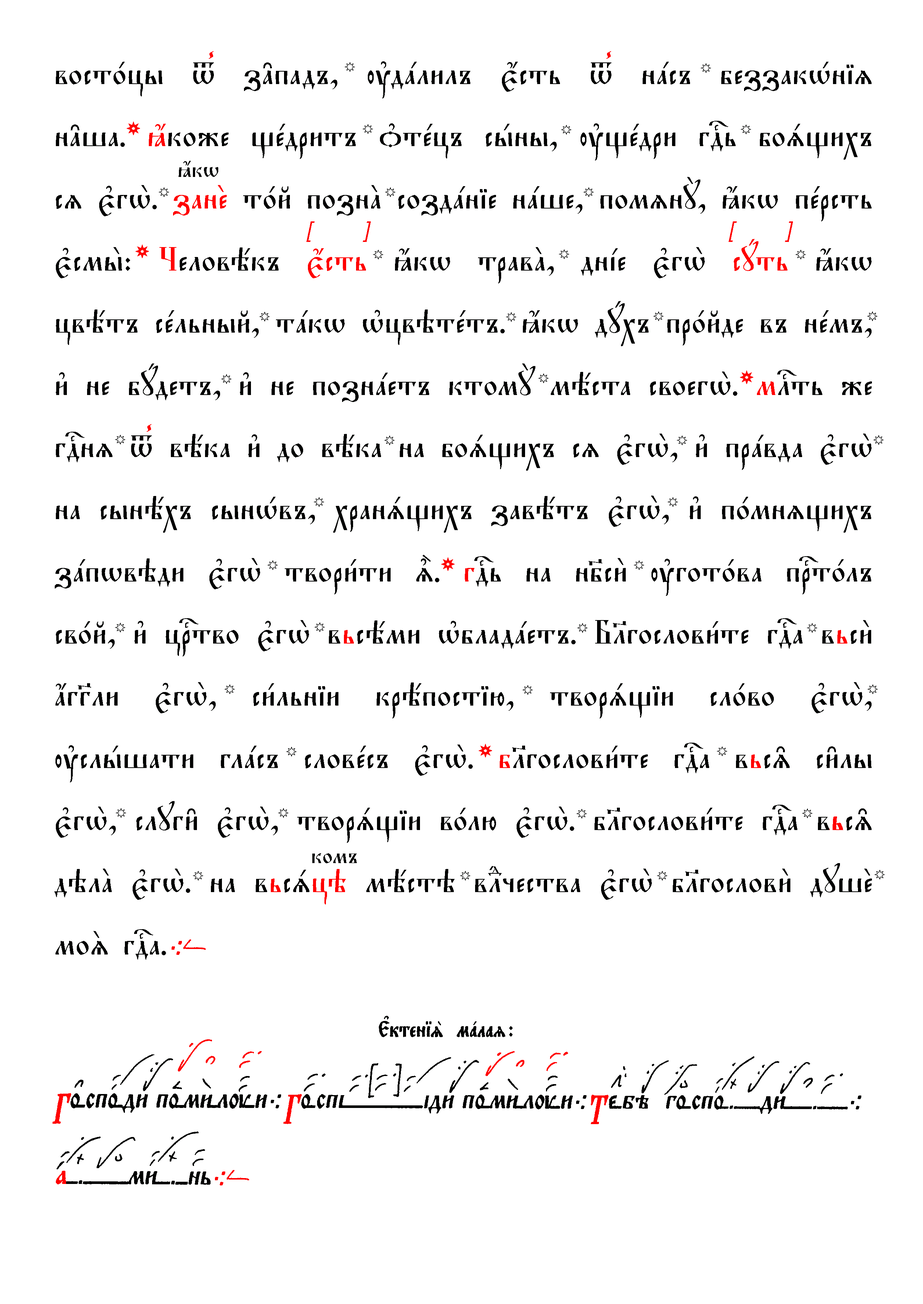
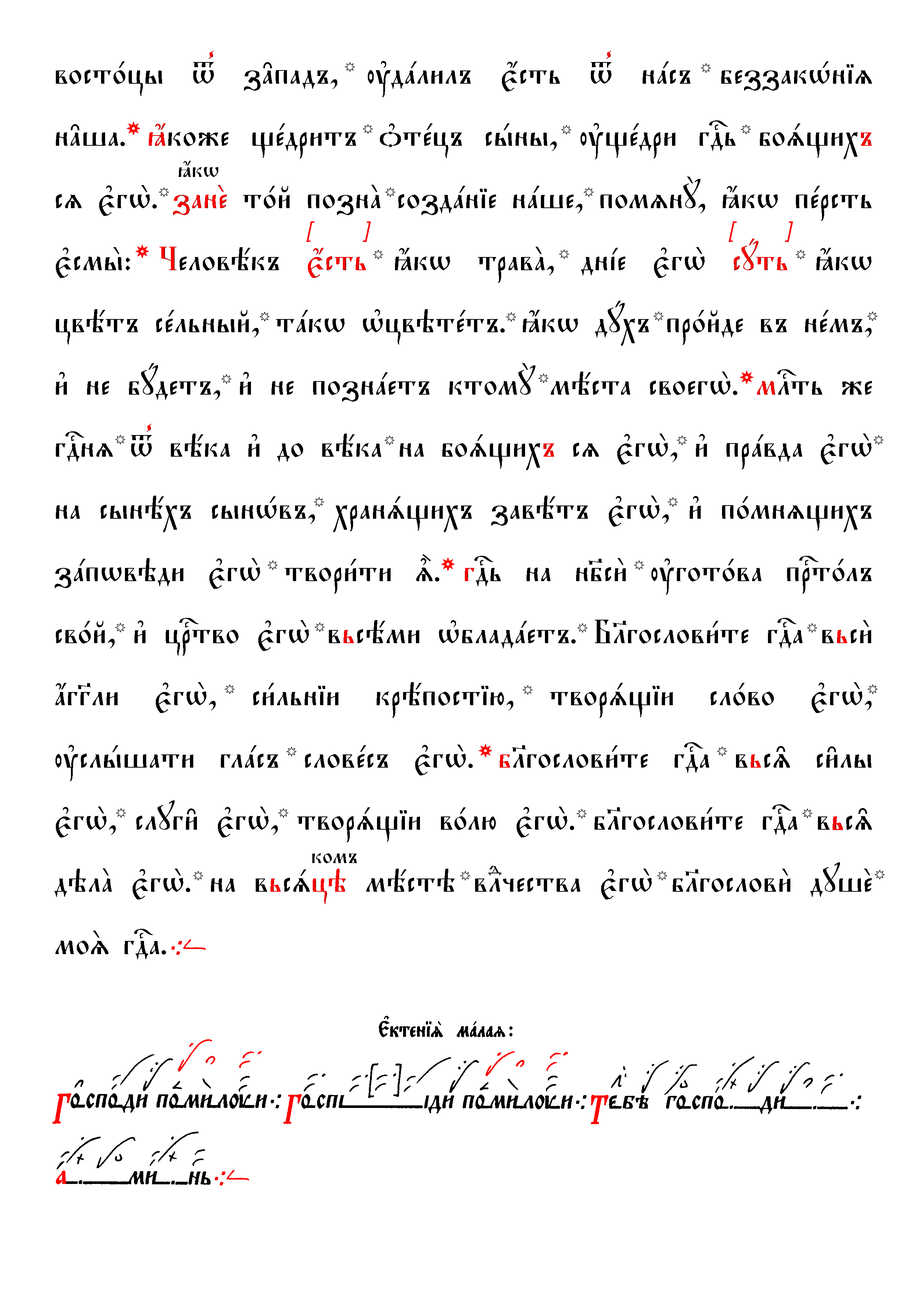
The second 923 x 1304 image is a revision of the first. Changes to its layers:
painted on "вост0цы t_ з†падъ, ўдaлилъ є4с..." over [54, 50, 872, 960]
painted on "Червила" over [52, 121, 843, 1186]
